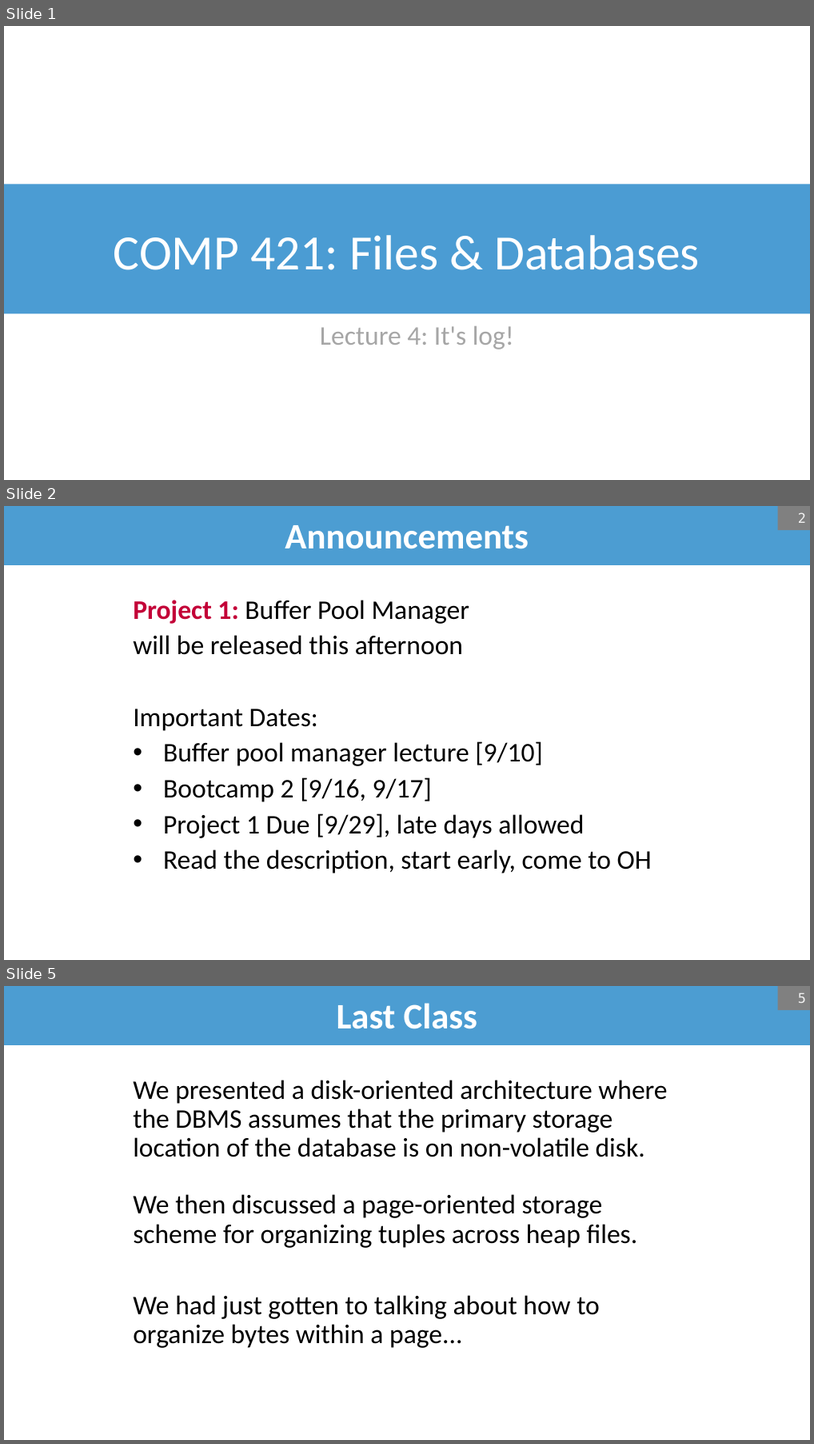
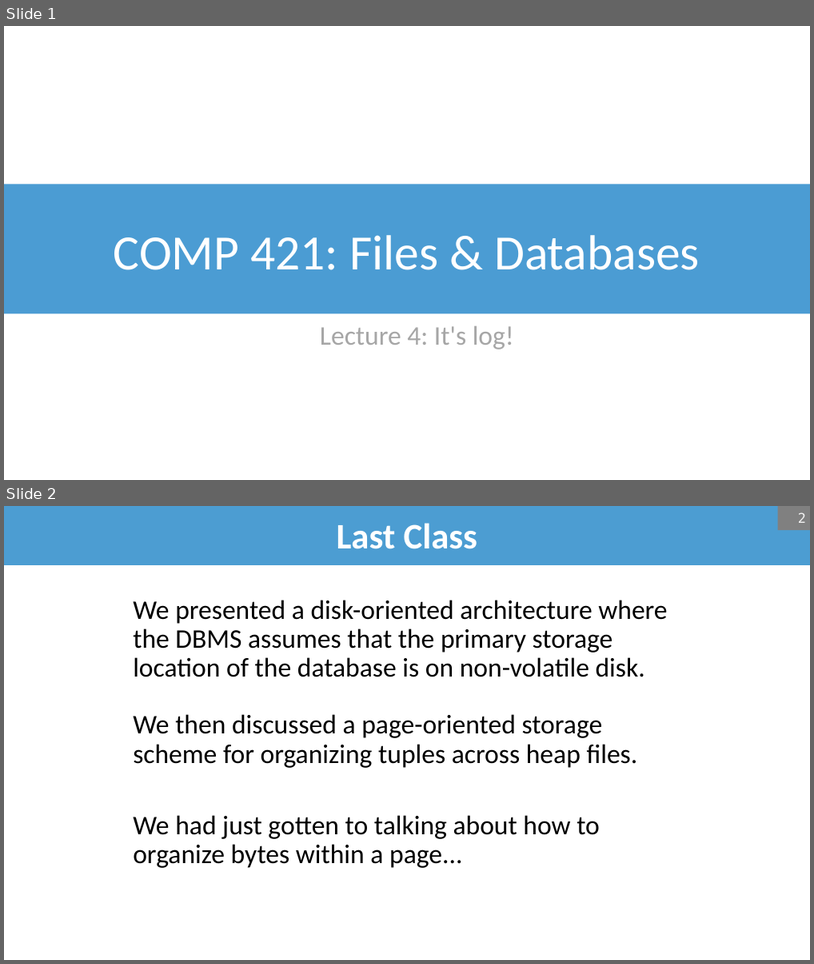
Before and after one commit to bsb20/bsb20.github.io, a slide deck: docs/421_f26/lectures/L4.pptx. Shown one above the other, each under a label of ours: slides 1, 2 and 5 before the commit, slides 1 and 2 after it; the slides between them are not shown. The pictures are 814x1444 and 814x964 pixels, drawn with LibreOffice and Linux fonts; fonts in the diff are those of the drawing; background and template pictures are left out. Boxes give left, top, right and bottom in pixels: in the first picture for what was removed or moved away, otherwise in the second. Text is boxed around its words. In the diff, an @@ line names an element or a change of style, - is before the commit and + after.

```diff
--- a/docs/421_f26/lectures/L4.pptx
+++ b/docs/421_f26/lectures/L4.pptx
@@ slide 2 removed at (x1=4, y1=506, x2=810, y2=960), background #FFFFFF @@
@@ title removed at (x1=4, y1=506, x2=810, y2=565) @@
-Announcements
@@ page number removed at (x1=778, y1=506, x2=810, y2=530) @@
-2
@@ text removed at (x1=133, y1=600, x2=652, y2=873) @@
-Project 1: Buffer Pool Manager
-will be released this afternoon
-Important Dates:
-• Buffer pool manager lecture [9/10]
-• Bootcamp 2 [9/16, 9/17]
-• Project 1 Due [9/29], late days allowed
-• Read the description, start early, come to OH
@@ what was slide 5 is now slide 2 @@
@@ page number at (x1=798, y1=512, x2=806, y2=523): text changed @@
-5
+2
```
Also in this commit, not shown: 11 slides changed, 1 slide added, 2 other slides removed, 3 other files.
